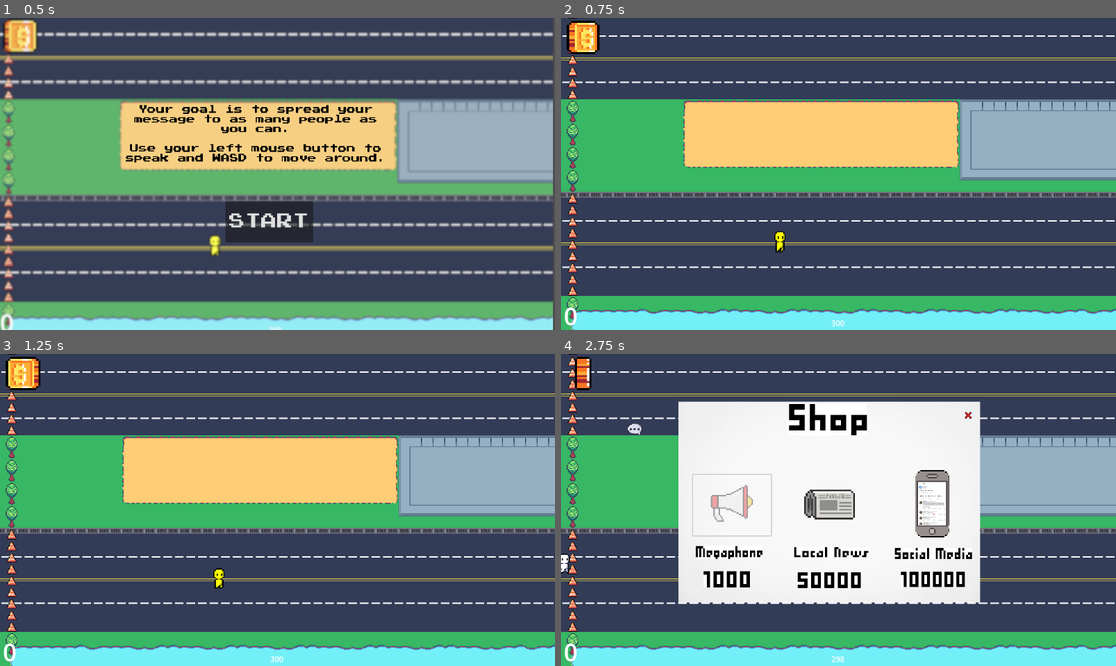
Above: before the commit, frames 1-4 (two rows, left to right).
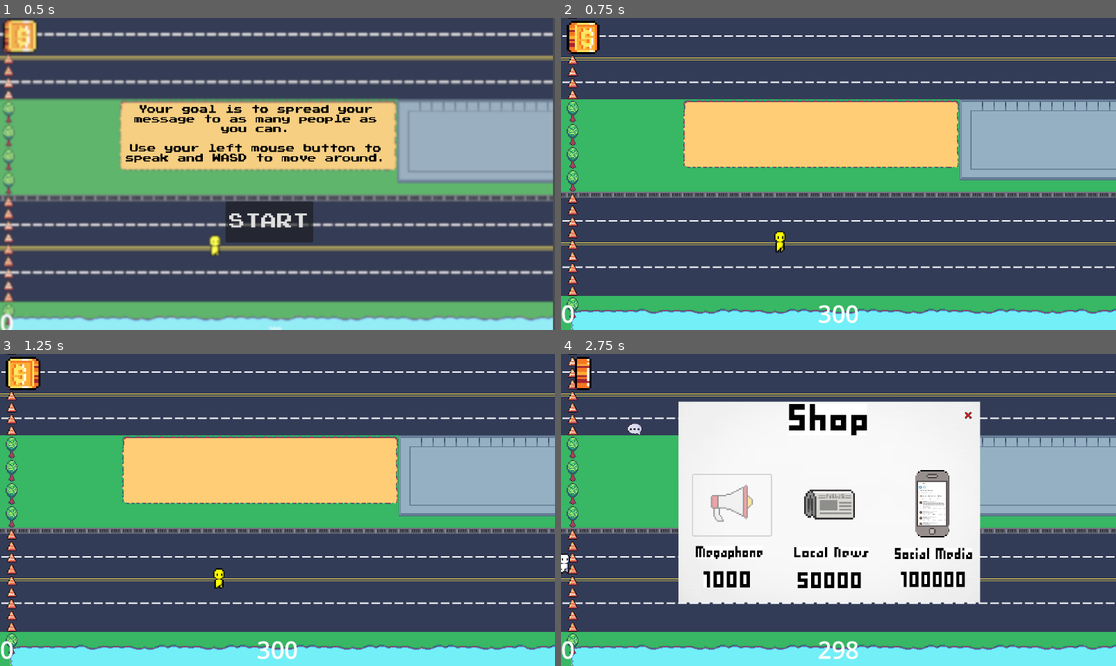
Above: after the commit, the same moments.

Repository: eliseokeefe/GameDevFinal
Game: Godot game, scene res://start.tscn
Two runs of this game, one before a commit and one after it. Both use one fixed random seed, a clock stepped at 60 frames per second and the inputs below.
Inputs (mouse positions are in pixels of both pictures, inside the frame that each line leads up to):
- Up to frame 1 (0.5 s): no input
- Up to frame 2 (0.75 s): click "START" at 0.5 s
- Up to frame 3 (1.25 s): no input
- Up to frame 4 (2.75 s): click (583, 375) at 1.25 s; click (733, 503) at 2 s

Frame 1 is identical in both runs. In frame 2, 0.4% of the frame differs, in the area x 0-54%, y 91-99%; in frame 3, 0.4%; in frame 4, 0.4%.

Commit message:
Updated HUD Timer size

Diff:
--- a/in_game_hud.tscn
+++ b/in_game_hud.tscn
@@ -81,18 +81,27 @@
 autostart = true
 
 [node name="ScoreLabel" type="Label" parent="."]
-offset_left = 6.0
-offset_top = 584.0
-offset_right = 181.0
-offset_bottom = 653.0
+anchors_preset = 2
+anchor_top = 1.0
+anchor_bottom = 1.0
+offset_top = -69.0
+offset_right = 175.0
+grow_vertical = 0
 theme_override_font_sizes/font_size = 50
 text = "0"
 
 [node name="TimerLabel" type="Label" parent="."]
-offset_left = 561.0
-offset_top = 622.0
-offset_right = 606.0
-offset_bottom = 645.0
+anchors_preset = 7
+anchor_left = 0.5
+anchor_top = 1.0
+anchor_right = 0.5
+anchor_bottom = 1.0
+offset_left = -43.5
+offset_top = -69.0
+offset_right = 43.5
+grow_horizontal = 2
+grow_vertical = 0
+theme_override_font_sizes/font_size = 50
 text = "300
 "
 
